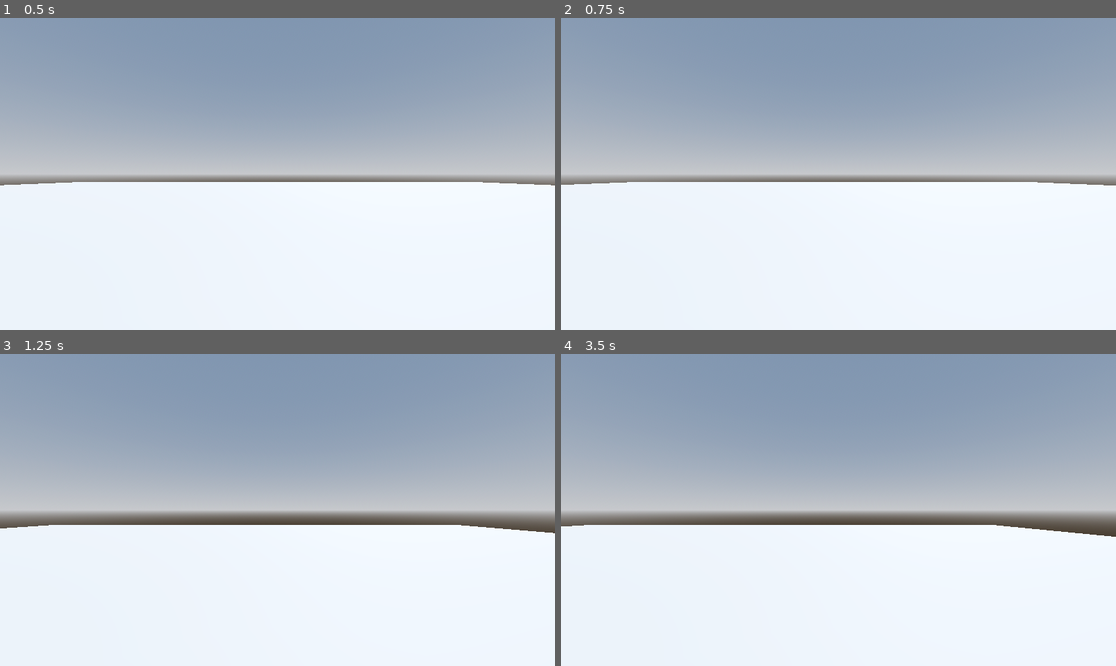
Above: before the commit, frames 1-4 (two rows, left to right).
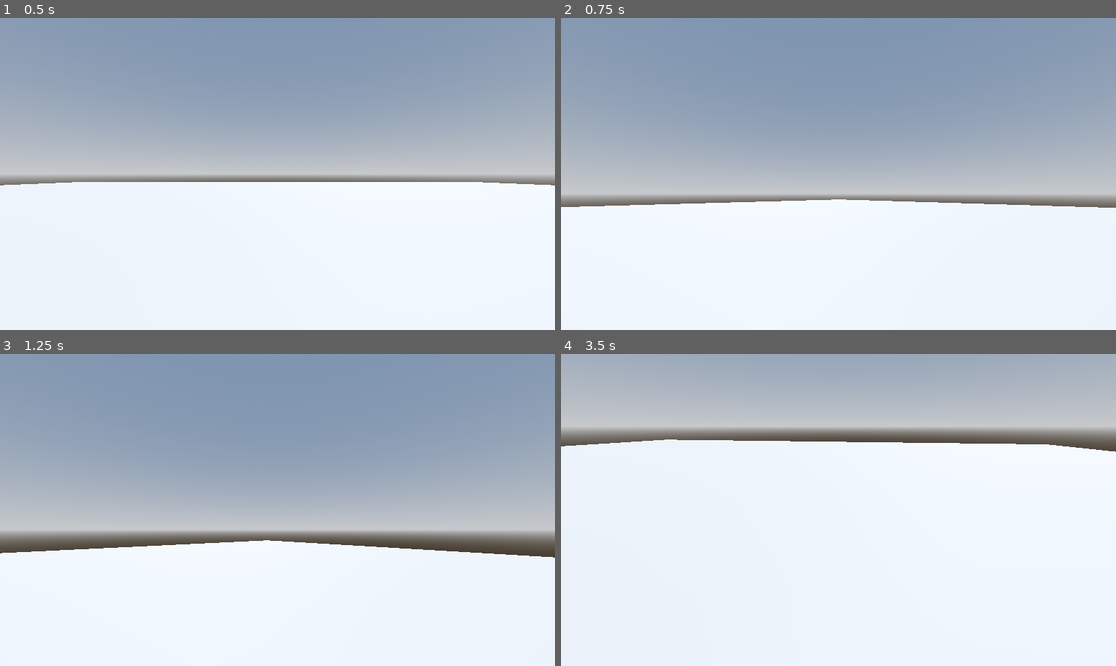
Above: after the commit, the same moments.

Repository: SugarF0x/robage-3d
Game: Godot game, scene res://Levels/sandbox.tscn
Two runs of this game, one before a commit and one after it. Both use one fixed random seed, a clock stepped at 60 frames per second and the inputs below.
Inputs (mouse positions are in pixels of both pictures, inside the frame that each line leads up to):
- Up to frame 1 (0.5 s): no input
- Up to frame 2 (0.75 s): tap Enter at 0.5 s; move the mouse to (960, 158) at 0.52 s; hold D (move_right) from 0.53 s (still down)
- Up to frame 3 (1.25 s): keep holding D (move_right); tap Space (jump) at 0.77 s
- Up to frame 4 (3.5 s): move the mouse to (727, 525) at 1.27 s; release D (move_right) at 1.28 s; hold S (move_backward) 1.28-2.03 s; tap Space (jump) at 1.52, 3.02 s; move the mouse to (894, 441) at 2.02 s; hold D (move_right) 2.03-2.78 s; move the mouse to (810, 572) at 2.77 s; hold W (move_forward) from 2.78 s (still down)

Frame 1 is identical in both runs. In frame 2, 8.8% of the frame differs, in the area x 0-100%, y 50-61%; in frame 3, 11%; in frame 4, 54%, in the area x 0-100%, y 0-59%.

Commit message:
add camera rotation

Diff:
--- /dev/null
+++ b/Player/SmoothCamera.gd
@@ -0,0 +1,13 @@
+extends Camera3D
+
+
+@export_range(30.0, 90.0) var speed := 44.0
+
+
+@onready var camera_pivot: Node3D = %CameraPivot
+
+
+func _physics_process(delta: float) -> void:
+	var weight = clamp(delta * speed, 0, 1)
+	global_transform = global_transform.interpolate_with(camera_pivot.global_transform, weight)
+	global_position = camera_pivot.global_position
--- a/Player/player.gd
+++ b/Player/player.gd
@@ -1,20 +1,45 @@
 extends CharacterBody3D
 
 
-const SPEED = 5.0
-const JUMP_VELOCITY = 4.5
+@onready var camera_pivot: Node3D = %CameraPivot
+
+
+const SPEED := 5.0
+const JUMP_VELOCITY := 4.5
+const MOUSE_SENSITIVITY := .003
 
 # Get the gravity from the project settings to be synced with RigidBody nodes.
 var gravity: float = ProjectSettings.get_setting("physics/3d/default_gravity")
+var mouse_motion := Vector2.ZERO
 
 
+func _ready() -> void:
+	Input.mouse_mode = Input.MOUSE_MODE_CAPTURED
+
 func _physics_process(delta: float) -> void:
+	handle_camera_rotation()
 	handle_fall(delta)
 	handle_jump()
 	handle_movement()
 
 	move_and_slide()
 
+func _input(event: InputEvent) -> void:
+	if Input.mouse_mode != Input.MOUSE_MODE_CAPTURED: return
+
+	if event.is_action("ui_cancel"): Input.mouse_mode = Input.MOUSE_MODE_VISIBLE
+
+	if not event is InputEventMouseMotion: return
+	mouse_motion = -event.relative * MOUSE_SENSITIVITY
+
+
+func handle_camera_rotation() -> void:
+	rotate_y(mouse_motion.x)
+
+	camera_pivot.rotate_x(mouse_motion.y)
+	camera_pivot.rotation_degrees.x = clampf(camera_pivot.rotation_degrees.x, -90, 90)
+
+	mouse_motion = Vector2.ZERO
 
 func handle_fall(delta: float) -> void: if not is_on_floor(): velocity.y -= gravity * delta
 func handle_jump() -> void: if Input.is_action_just_pressed("jump") and is_on_floor(): velocity.y = JUMP_VELOCITY
--- a/Player/player.tscn
+++ b/Player/player.tscn
@@ -1,6 +1,7 @@
-[gd_scene load_steps=4 format=3 uid="uid://1dm7xquufcns"]
+[gd_scene load_steps=5 format=3 uid="uid://1dm7xquufcns"]
 
 [ext_resource type="Script" path="res://Player/player.gd" id="1_usll7"]
+[ext_resource type="Script" path="res://Player/SmoothCamera.gd" id="2_vcq0c"]
 
 [sub_resource type="CapsuleMesh" id="CapsuleMesh_abywv"]
 
@@ -15,5 +16,10 @@
 [node name="CollisionShape3D" type="CollisionShape3D" parent="."]
 shape = SubResource("CapsuleShape3D_p3jbd")
 
-[node name="Camera3D" type="Camera3D" parent="."]
+[node name="CameraPivot" type="Node3D" parent="."]
+unique_name_in_owner = true
 transform = Transform3D(1, 0, 0, 0, 1, 0, 0, 0, 1, 0, 0.3, 0)
+
+[node name="SmoothCamera" type="Camera3D" parent="CameraPivot"]
+top_level = true
+script = ExtResource("2_vcq0c")
